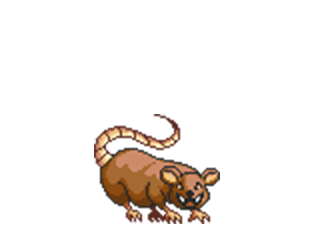
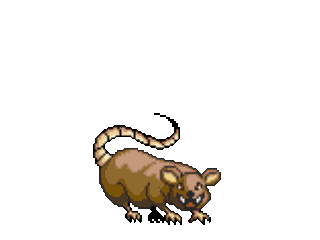
Before/after of a 320px x 240px layered artwork. What changed in the layer stack:
removed layer "Layer 2" over left=94, top=114, right=220, bottom=224
showed "Layer 1", painted on it over left=93, top=113, right=221, bottom=225
